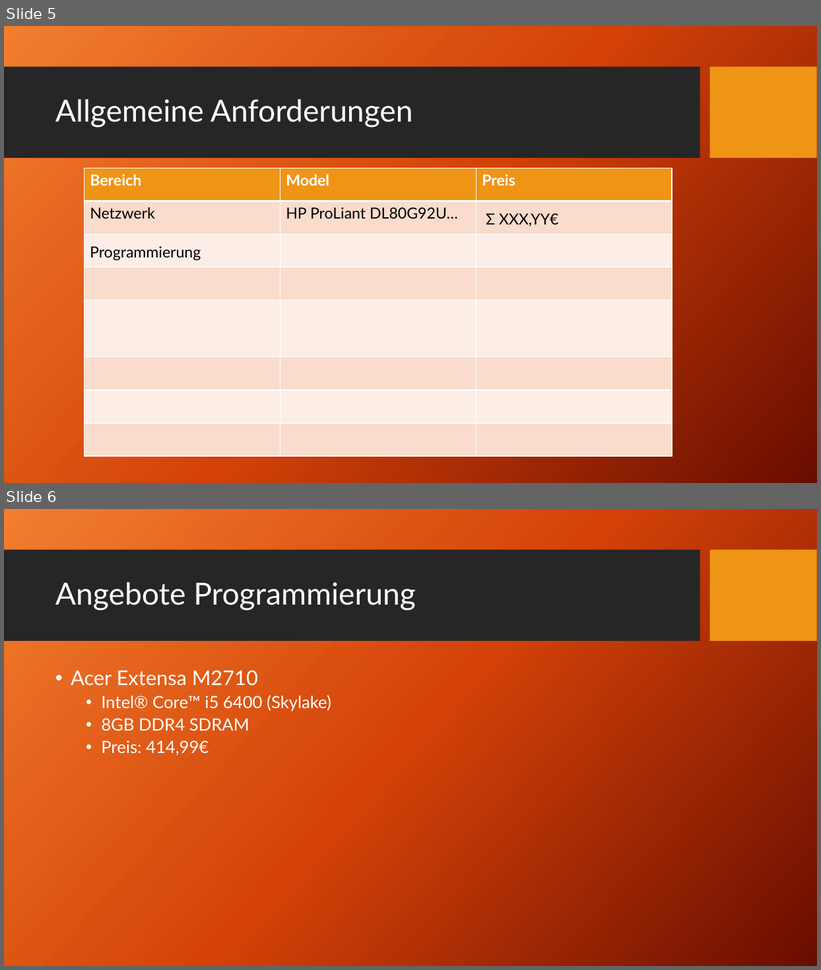
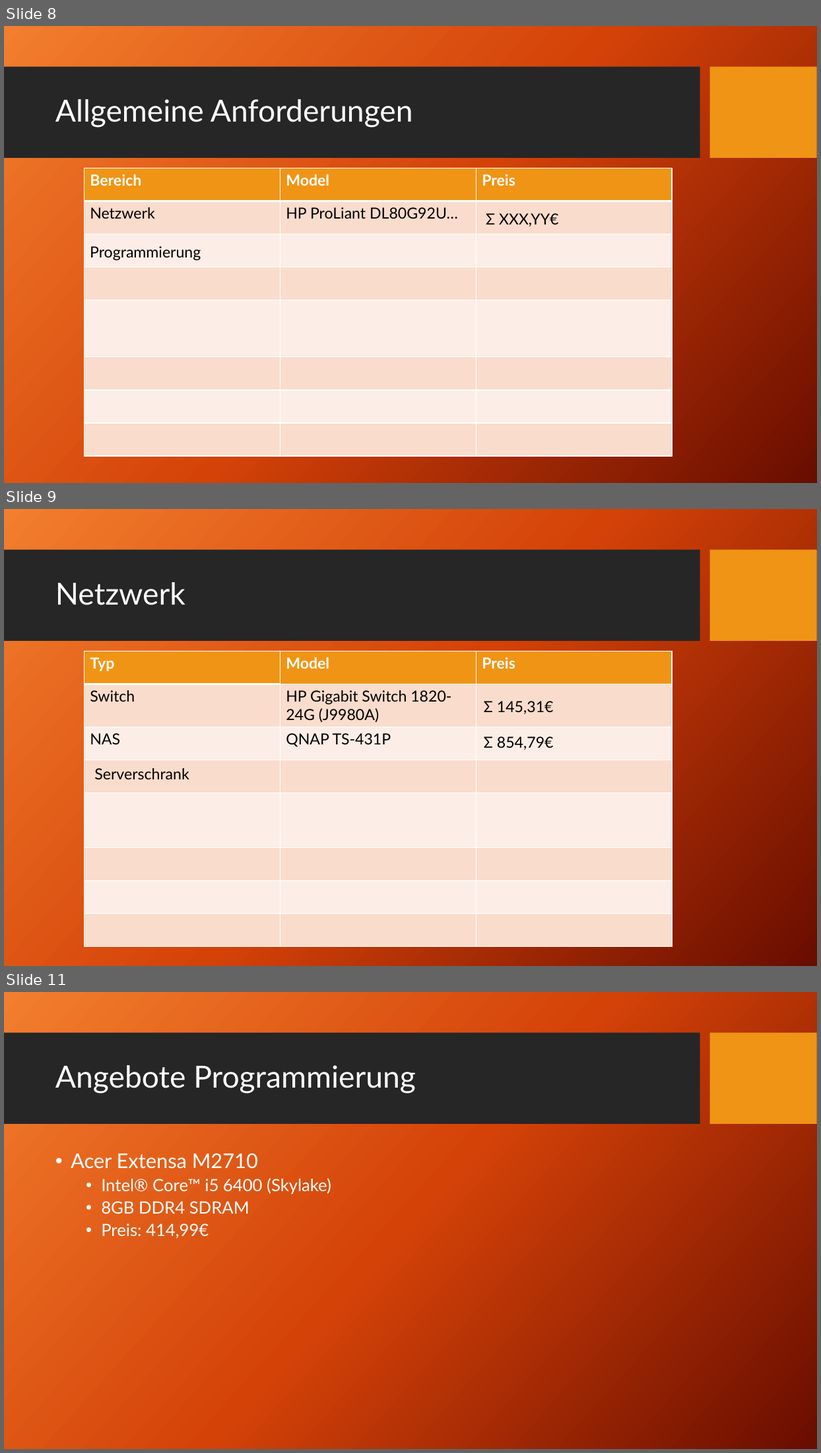
Before and after one commit to HaJaReDeluxe/mintBerryCrunchGames, a slide deck: Angebot für mintBerryCrunchGames GmbH.pptx. Shown one above the other, each under a label of ours: slides 5 and 6 before the commit, slides 8, 9 and 11 after it; the slides between them are not shown. The pictures are 821x970 and 821x1453 pixels, drawn with LibreOffice and Linux fonts; fonts in the diff are those of the drawing; background and template pictures are left out. Boxes give left, top, right and bottom in pixels: in the first picture for what was removed or moved away, otherwise in the second. Text is boxed around its words. In the diff, an @@ line names an element or a change of style, - is before the commit and + after.

```diff
--- a/Angebot für mintBerryCrunchGames GmbH.pptx
+++ b/Angebot für mintBerryCrunchGames GmbH.pptx
@@ slide 9 added at (x1=4, y1=509, x2=817, y2=966), background picture (left out); not listed: 2 template elements that a slide beside it also shows @@
@@ title added at (x1=55, y1=582, x2=186, y2=605), 36 pt, text #FFFFFF @@
+Netzwerk
@@ table added at (x1=84, y1=651, x2=671, y2=947), 8 rows, 3 columns @@
+Typ | Model | Preis
+Switch | HP Gigabit Switch 1820-24G (J9980A) | 
+NAS | QNAP TS-431P | 
+ |  | 
+ |  | 
+ |  | 
+ |  | 
+ |  | 
@@ text added at (x1=484, y1=701, x2=554, y2=714), 18 pt, text #000000 @@
+Σ 145,31€
@@ text added at (x1=484, y1=737, x2=554, y2=750), 18 pt, text #000000 @@
+Σ 854,79€
@@ text added at (x1=94, y1=768, x2=189, y2=780), 18 pt, text #000000 @@
+Serverschrank
@@ what was slide 5 is now slide 8 @@
@@ what was slide 6 is now slide 11 @@
```
Also in this commit, not shown: 2 slides changed, 10 other slides added, 2 slides removed, 2 other files.
